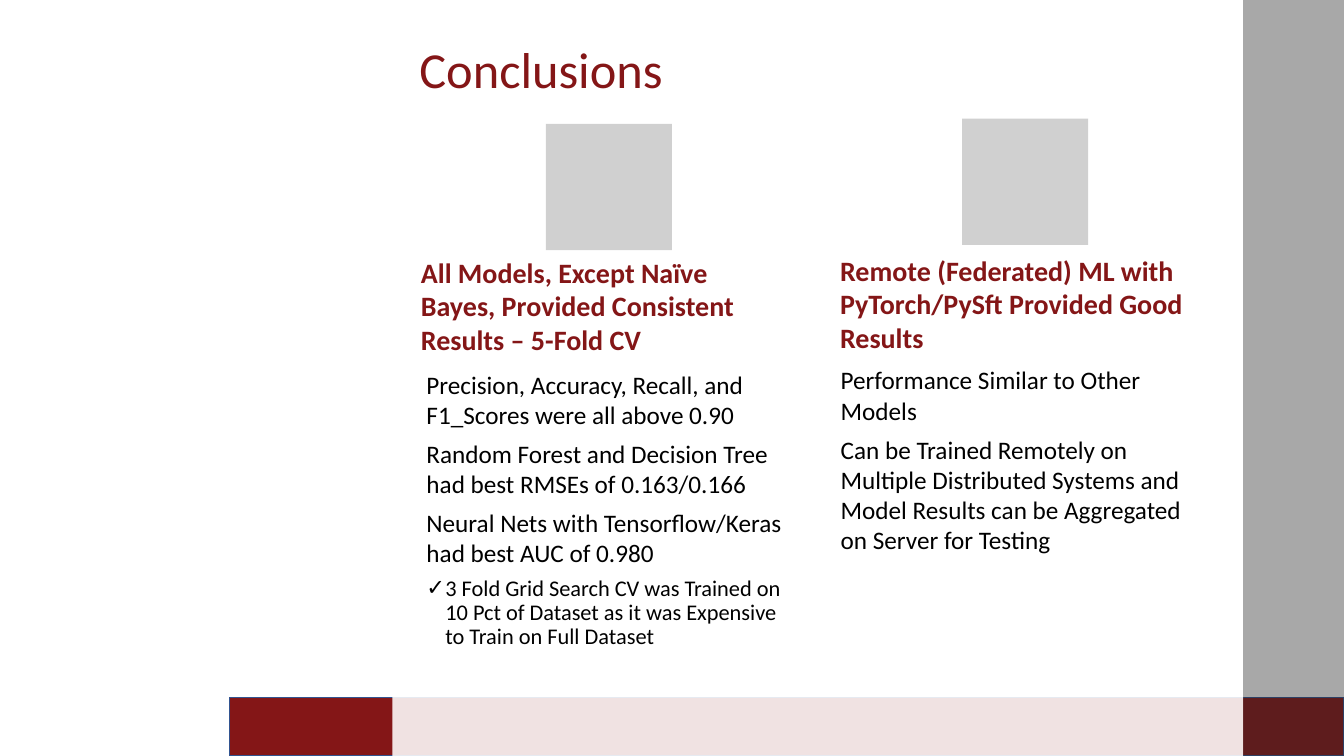
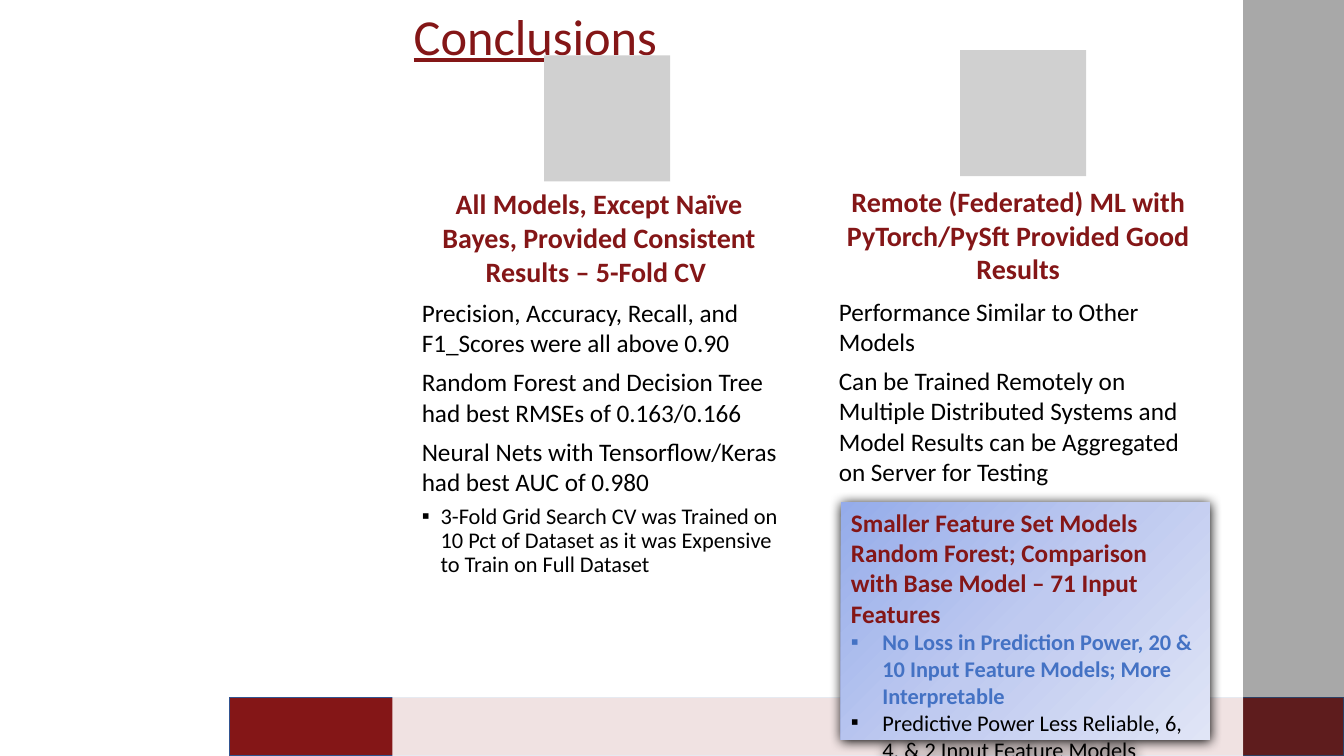
Before and after one commit to ramrao0102/DSA5900-Project, a slide deck: slide 18 of Ram_Rao_Final_Practicum.pptx (slide 16 before the commit). Drawn at 1344x756 pixels with LibreOffice and Linux fonts; fonts in the diff are those of the drawing; grey boxes stand for pictures; background and template pictures are left out. Boxes give left, top, right and bottom in pixels: in the first picture for what was removed or moved away, otherwise in the second. Text is boxed around its words. In the diff, an @@ line names an element or a change of style, - is before the commit and + after.

```diff
--- a/Ram_Rao_Final_Practicum.pptx
+++ b/Ram_Rao_Final_Practicum.pptx
@@ title "Conclusions": place and size @@
-title "Conclusions" at (419, 53, 662, 89)
+title "Conclusions" at (414, 20, 657, 66)
@@ title "Conclusions" at (414, 20, 657, 66): underline on @@
@@ picture added at (544, 55, 670, 181) @@
@@ picture added at (961, 50, 1087, 176) @@
@@ picture removed at (962, 119, 1088, 245) @@
@@ picture removed at (546, 124, 673, 250) @@
@@ text "All Models, Except Naïve Bayes, ..." at (442, 194, 756, 283): alignment left to centre @@
@@ text "Remote (Federated) ML with PyTorch/PySft ..." at (847, 191, 1189, 280): alignment left to centre @@
@@ text "Precision, Accuracy, Recall, and F1_Scores ...": place and size @@
-text "Precision, Accuracy, Recall, and F1_Scores ..." at (426, 376, 781, 644)
+text "Precision, Accuracy, Recall, and F1_Scores ..." at (422, 304, 778, 572)
@@ 3 texts: place and size @@
-3 texts at (421, 260, 1182, 554)
+3 texts at (442, 191, 1189, 486)
@@ text at (441, 508, 778, 572): text changed @@
-  ✓ 3 Fold Grid Search CV was Trained on 10 Pct of Dataset as it was Expensive to Train on Full Dataset
+  ▪ 3-Fold Grid Search CV was Trained on 10 Pct of Dataset as it was Expensive to Train on Full Dataset
@@ rectangle added at (841, 502, 1210, 740), fill gradient #96ABEA to #C0CBF0 to #E0E5F7, 16 pt, text #841617, bold @@
+Smaller Feature Set Models
+Random Forest; Comparison with Base Model – 71 Input Features
+▪ No Loss in Prediction Power, 20 & 10 Input Feature Models; More Interpretable
+▪ Predictive Power Less Reliable, 6, 4, & 2 Input Feature Models
```
Also in this commit, not shown: 5 other slides changed, 2 slides added, 1 other file.
